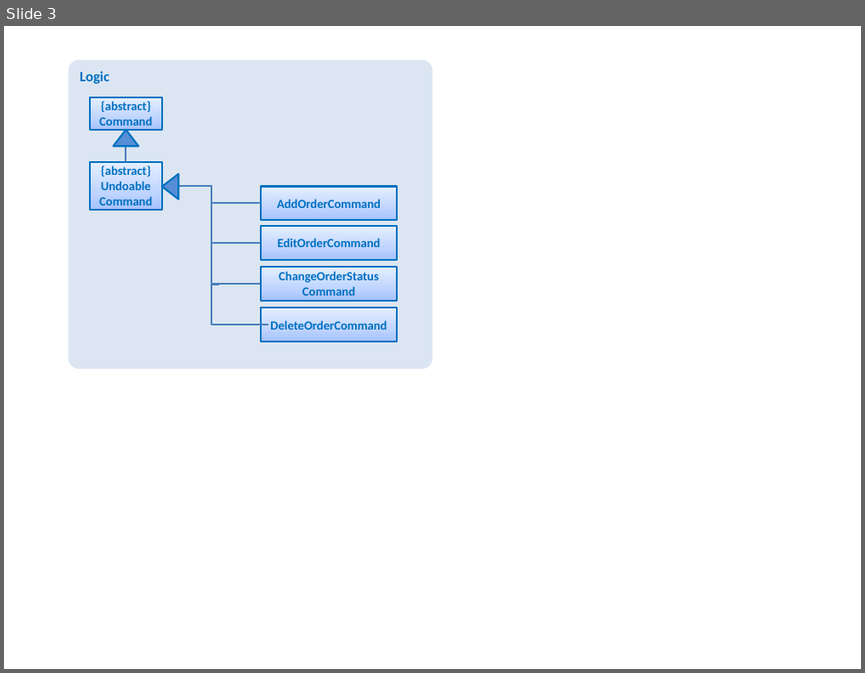
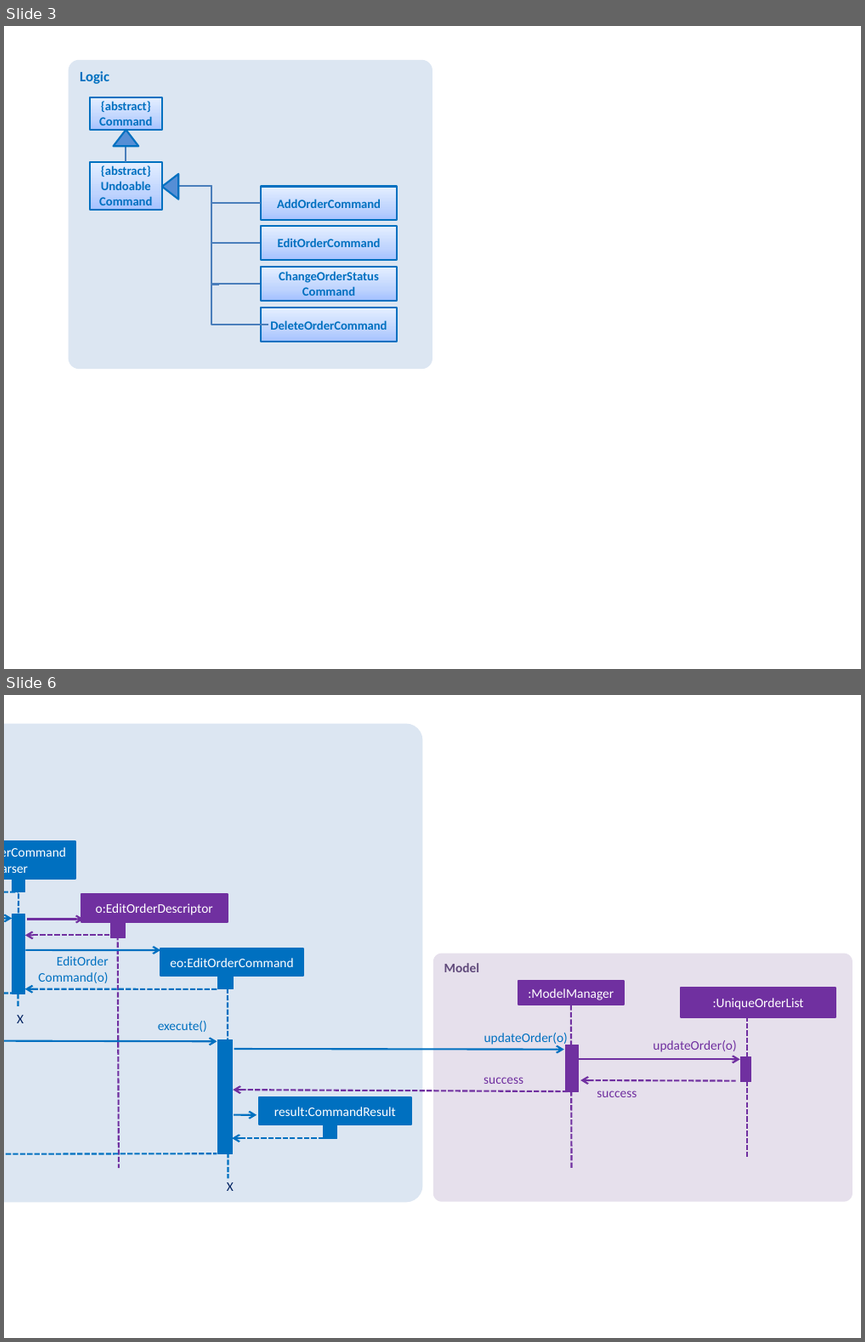
Before and after one commit to CS2103JAN2018-W13-B1/addressbook-level4, a slide deck: docs/diagrams/OrderManagementUMLDiagrams.pptx. Shown one above the other, each under a label of ours: slide 3 before the commit, slides 3 and 6 after it; the slides between them are not shown. The pictures are 865x673 and 865x1342 pixels, drawn with LibreOffice and Linux fonts; fonts in the diff are those of the drawing. Boxes give left, top, right and bottom in pixels: in the first picture for what was removed or moved away, otherwise in the second. Text is boxed around its words. In the diff, an @@ line names an element or a change of style, - is before the commit and + after.

```diff
--- a/docs/diagrams/OrderManagementUMLDiagrams.pptx
+++ b/docs/diagrams/OrderManagementUMLDiagrams.pptx
@@ slide 6 added at [4,695,861,1338], background #FFFFFF @@
@@ group added at [4,723,852,1202]: 15 arrows, 14 rectangles, 8 texts, 5 lines, 2 rounded rectangles @@
+Model
+Logic
+updateOrder(o)
+:ModelManager
+X
+eo:EditOrderCommand
+:UniqueOrderList
+updateOrder(o)
+success
+success
+:EditOrderCommandParser
+EditOrder
+Command(o)
+X
+execute()
+result:CommandResult
+o:EditOrderDescriptor
```
Also in this commit, not shown: 2 slides changed, 2 other slides added, 5 other files.
